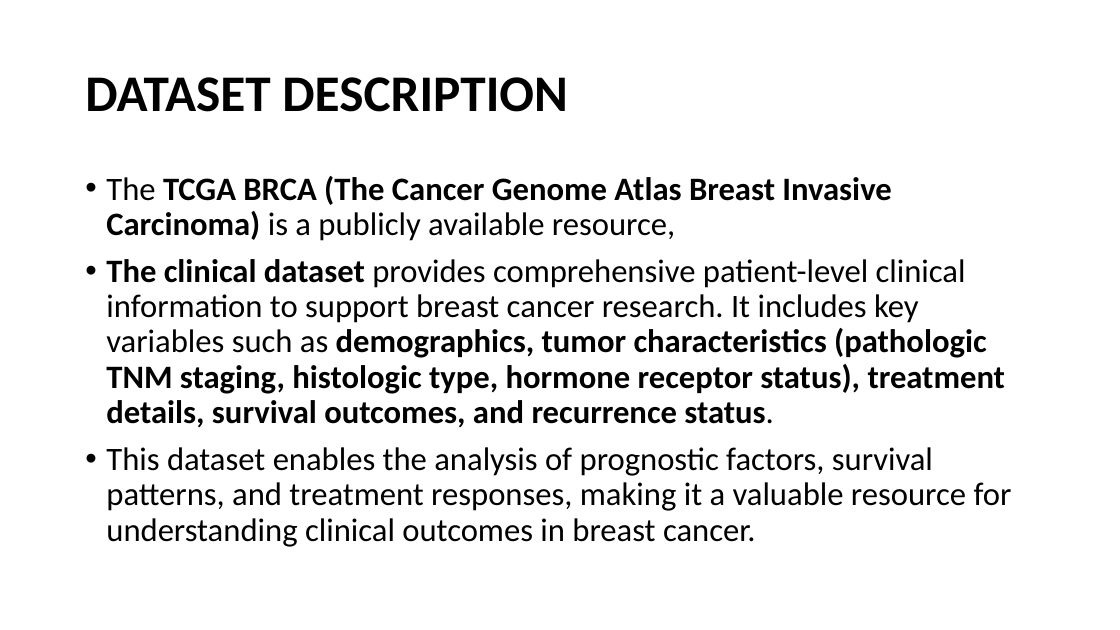
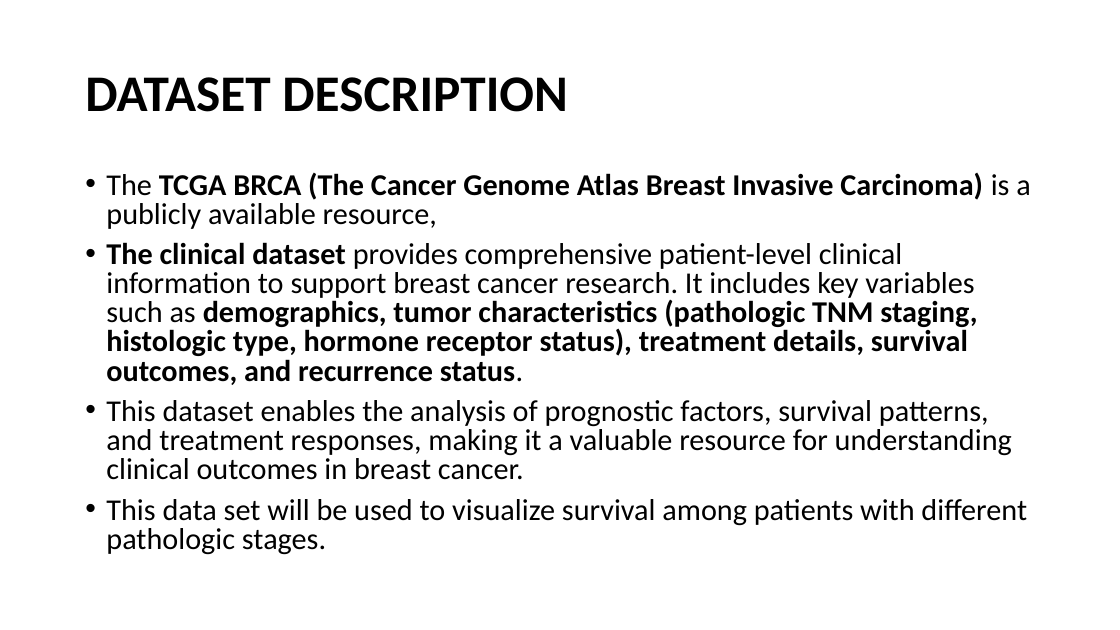
Before and after one commit to rwandarwacu1/Msc_thesis_survival, a slide deck: slide 3 of SURVIVAL RATIO PLOTS_For survey.pptx. Drawn at 1120x630 pixels with LibreOffice and Linux fonts; fonts in the diff are those of the drawing. Boxes give left, top, right and bottom in pixels: in the first picture for what was removed or moved away, otherwise in the second. Text is boxed around its words. In the diff, an @@ line names an element or a change of style, - is before the commit and + after.

Commit message:
Update SURVIVAL RATIO PLOTS_For survey.pptx
slides layout

```diff
--- a/SURVIVAL RATIO PLOTS_For survey.pptx
+++ b/SURVIVAL RATIO PLOTS_For survey.pptx
@@ text at [106, 173, 1030, 480]: size 28 to 25.9 pt in "The TCGA BRCA (The Cancer Genome Atlas ...", "The clinical dataset provides comprehensive patient-level cl ...", "This dataset enables the analysis of prognostic ..."; line spacing 0.9 to 0.8 @@
@@ text at [106, 499, 1027, 555]: paragraph added @@
+• This data set will be used to visualize survival among patients with different pathologic stages.
```
Also in this commit, not shown: 2 other slides changed, 5 slides added, 1 slide removed.
